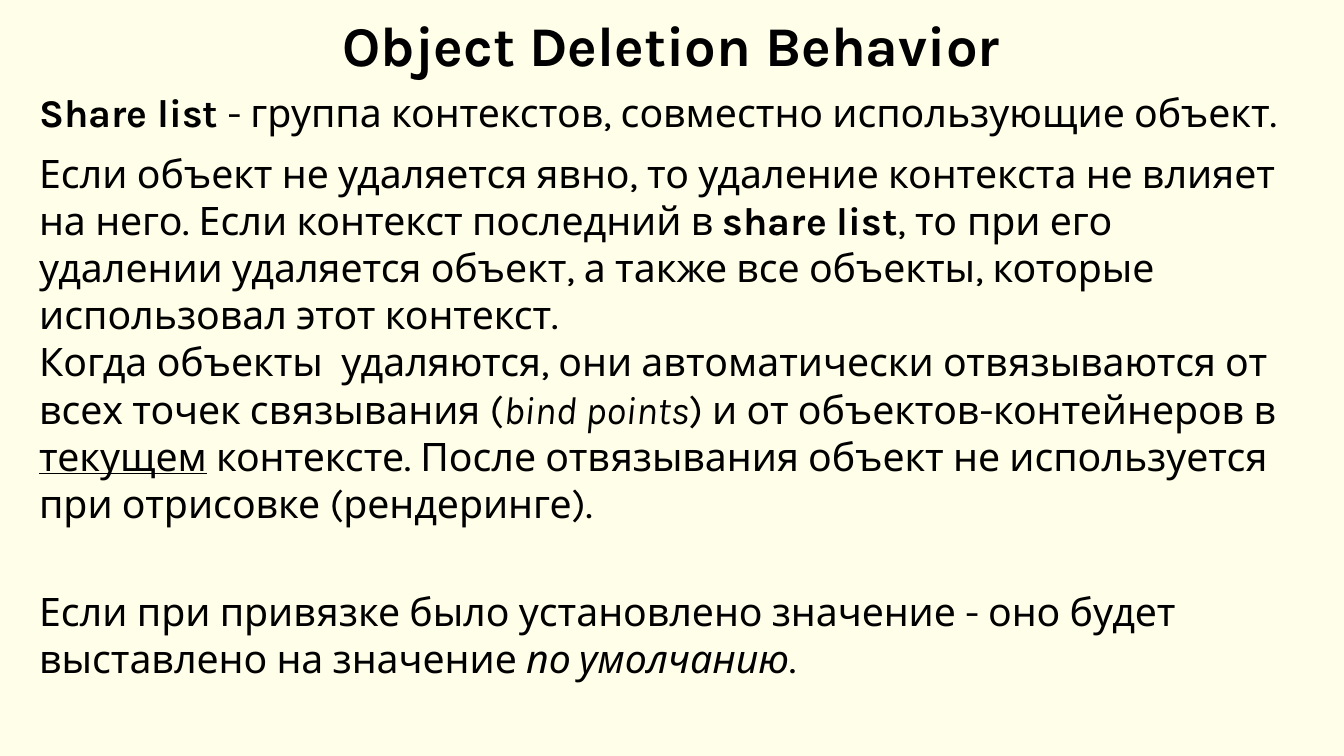
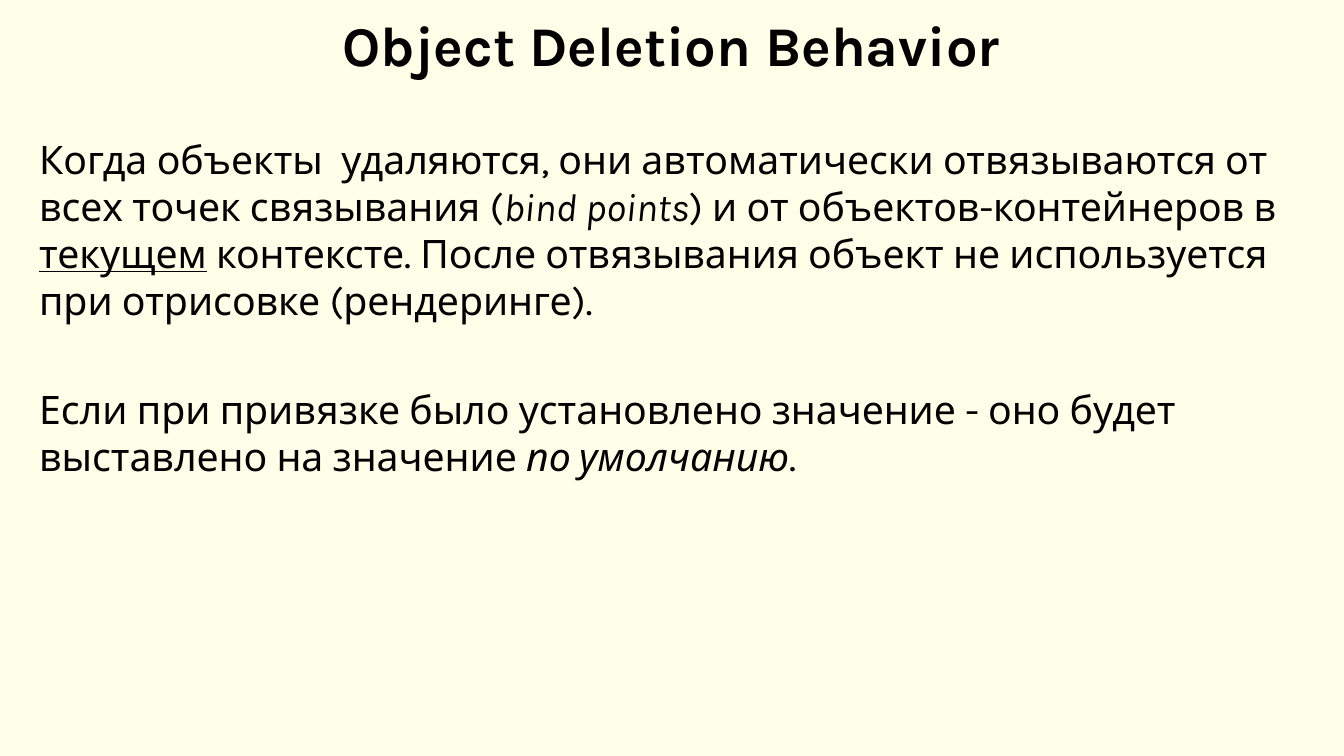
Before and after one commit to DimaVotincev/Graphic, a slide deck: slide 4 of OpenGl.pptx (slide 3 before the commit). Drawn at 1344x756 pixels with LibreOffice and Linux fonts; fonts in the diff are those of the drawing. Boxes give left, top, right and bottom in pixels: in the first picture for what was removed or moved away, otherwise in the second. Text is boxed around its words. In the diff, an @@ line names an element or a change of style, - is before the commit and + after.

```diff
--- a/OpenGl.pptx
+++ b/OpenGl.pptx
@@ subtitle at (x1=39, y1=144, x2=1277, y2=325): text changed @@
-Share list - группа контекстов, совместно использующие объект.
-Если объект не удаляется явно, то удаление контекста не влияет на него. Если контекст последний в share list, то при его удалении удаляется объект, а также все объекты, которые использовал этот контекст.
-Когда объекты удаляются, они автоматически отвязываются от всех точек связывания (bind points) и от объектов-контейнеров в текущем контексте. После отвязывания объект не используется при отрисовке (рендеринге).
+Когда объекты удаляются, они автоматически отвязываются от всех точек связывания (bind points) и от объектов-контейнеров в текущем контексте. После отвязывания объект не используется при отрисовке (рендеринге).
```
Also in this commit, not shown: 2 other slides changed, 2 slides added.
